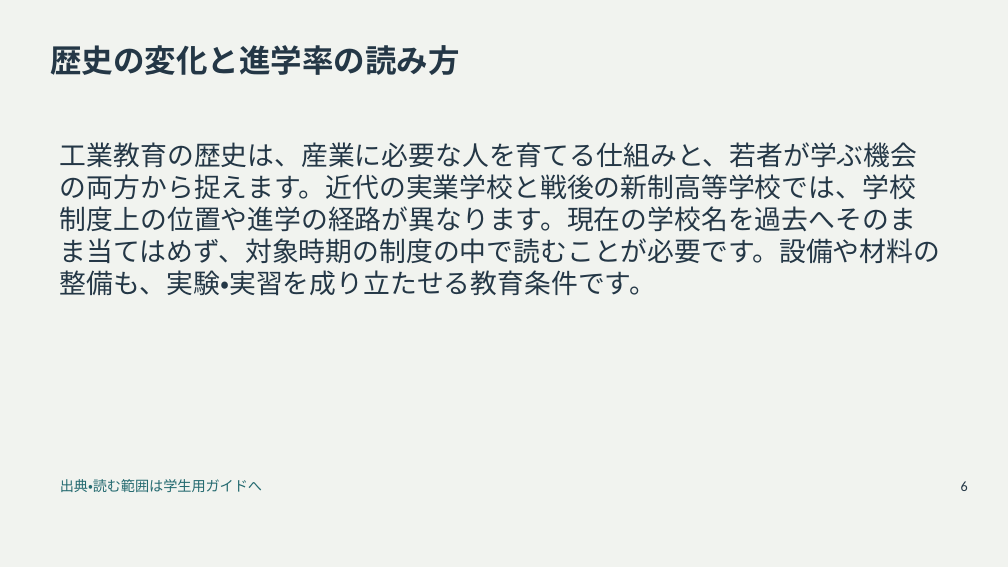
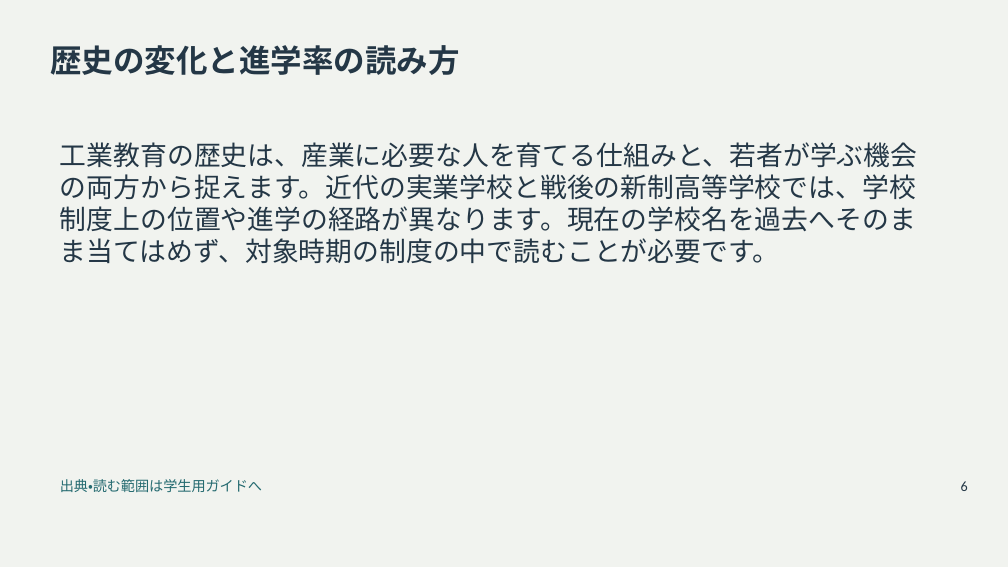
Before and after one commit to zooc-14calbp/industrial-education-i, a slide deck: slide 6 of reorganized/20261105/main/04/slides.pptx. Drawn at 1008x567 pixels with LibreOffice and Linux fonts; fonts in the diff are those of the drawing. Boxes give left, top, right and bottom in pixels: in the first picture for what was removed or moved away, otherwise in the second. Text is boxed around its words. In the diff, an @@ line names an element or a change of style, - is before the commit and + after.

```diff
--- a/reorganized/20261105/main/04/slides.pptx
+++ b/reorganized/20261105/main/04/slides.pptx
@@ text at (60,142,918,264): text changed @@
-工業教育の歴史は、産業に必要な人を育てる仕組みと、若者が学ぶ機会の両方から捉えます。近代の実業学校と戦後の新制高等学校では、学校制度上の位置や進学の経路が異なります。現在の学校名を過去へそのまま当てはめず、対象時期の制度の中で読むことが必要です。設備や材料の整備も、実験・実習を成り立たせる教育条件です。
+工業教育の歴史は、産業に必要な人を育てる仕組みと、若者が学ぶ機会の両方から捉えます。近代の実業学校と戦後の新制高等学校では、学校制度上の位置や進学の経路が異なります。現在の学校名を過去へそのまま当てはめず、対象時期の制度の中で読むことが必要です。
```
Also in this commit, not shown: 14 other slides changed, 16 slides added, 17 other files.
